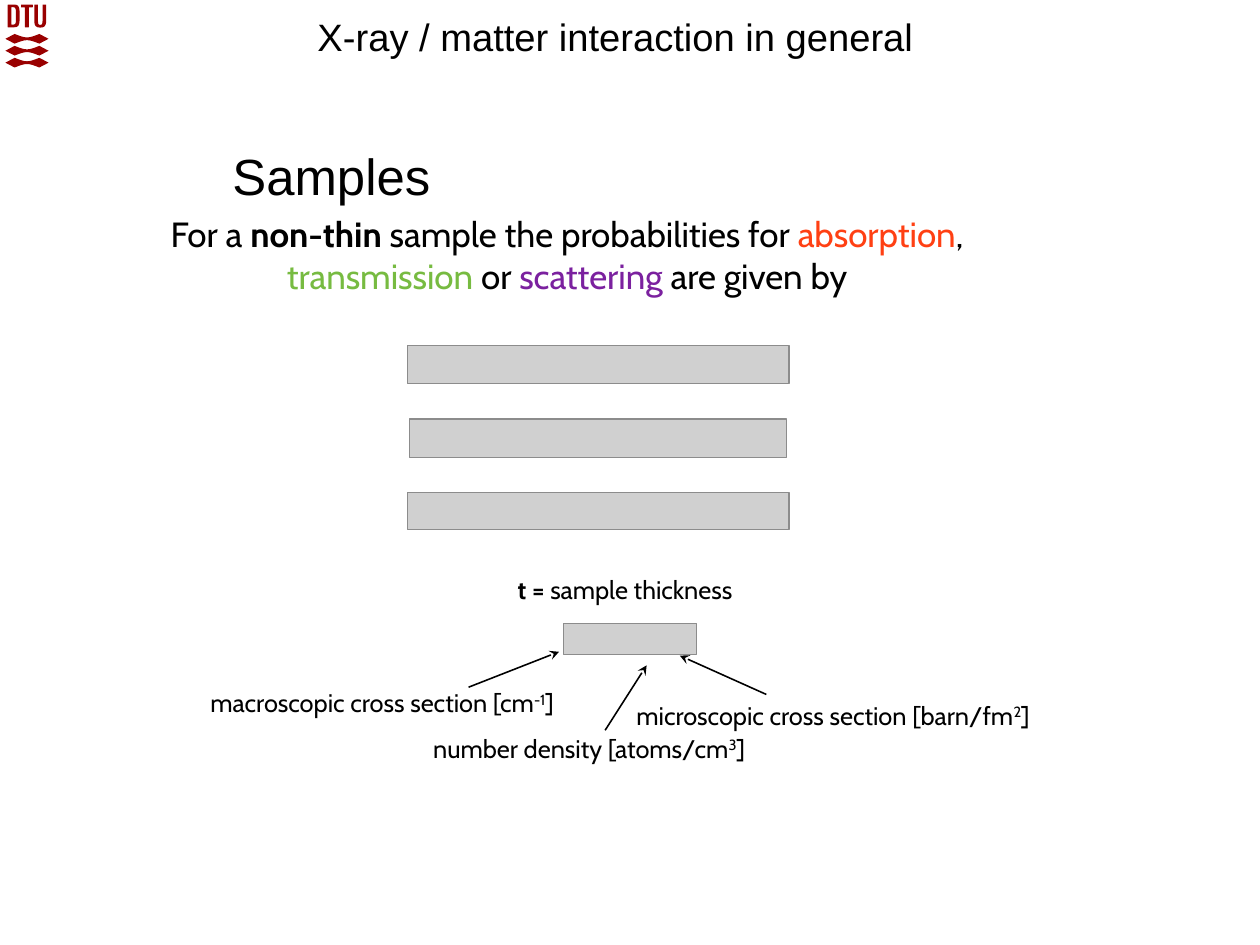
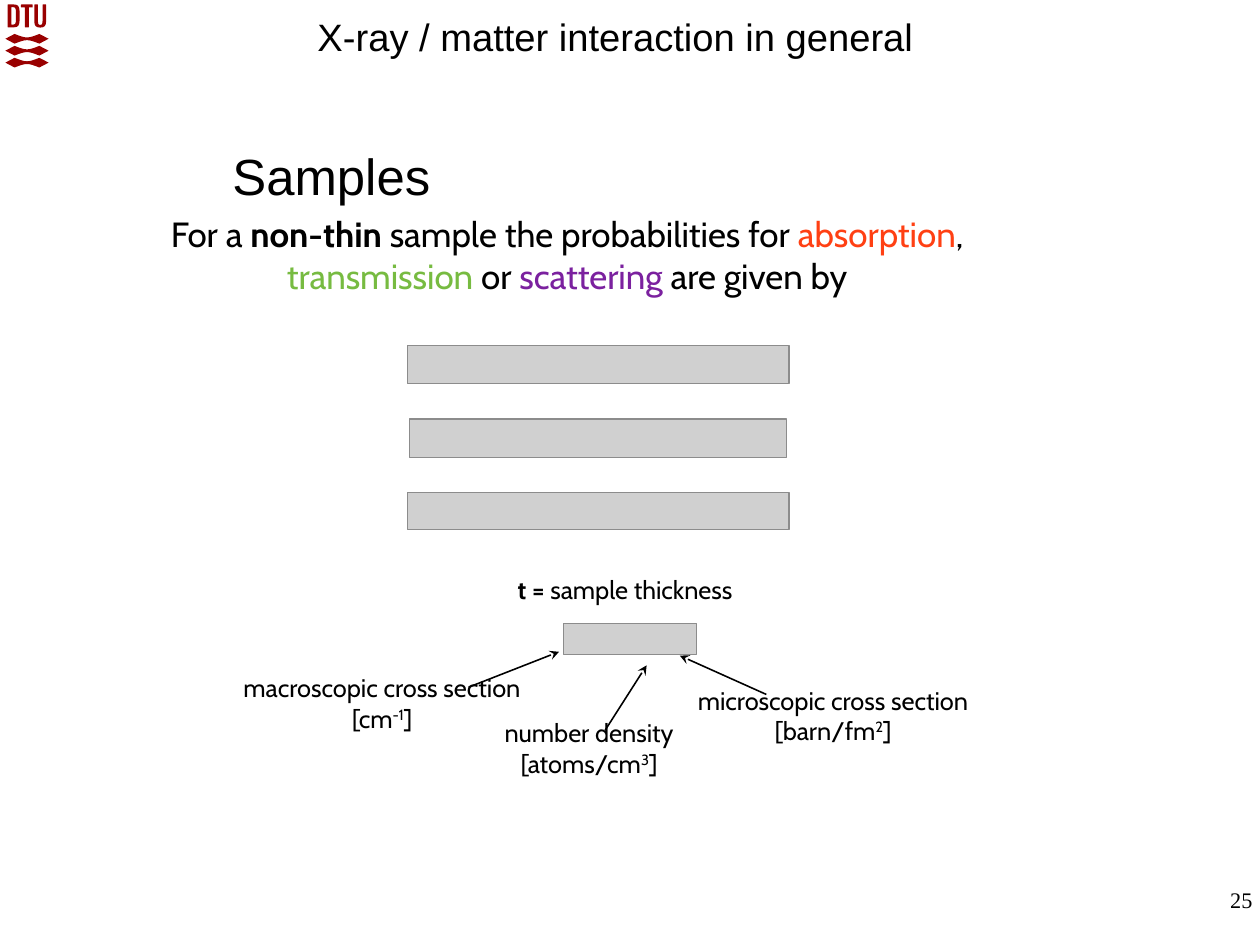
Before and after one commit to McStasMcXtrace/Schools, a slide deck: slide 25 of SOLEIL_March_2022/Day2_Thursday_March_10th/3_Components/McXtrace_component_and_instrument_concepts.pptx. Drawn at 1260x945 pixels with LibreOffice and Linux fonts; fonts in the diff are those of the drawing; grey boxes stand for pictures; background and template pictures are left out. Boxes give left, top, right and bottom in pixels: in the first picture for what was removed or moved away, otherwise in the second. Text is boxed around its words. In the diff, an @@ line names an element or a change of style, - is before the commit and + after.

```diff
--- a/SOLEIL_March_2022/Day2_Thursday_March_10th/3_Components/McXtrace_component_and_instrument_concepts.pptx
+++ b/SOLEIL_March_2022/Day2_Thursday_March_10th/3_Components/McXtrace_component_and_instrument_concepts.pptx
@@ text "macroscopic cross section [cm-1]" rewrapped from bbox=[210, 693, 545, 718] to bbox=[243, 676, 520, 732] @@
@@ text "microscopic cross section [barn/fm2]": place and size @@
-text "microscopic cross section [barn/fm2]" at bbox=[636, 706, 1013, 731]
+text "microscopic cross section [barn/fm2]" at bbox=[698, 689, 968, 744]
@@ text "microscopic cross section [barn/fm2]" at bbox=[698, 689, 968, 744]: now superscript in "[barn/fm2]" @@
@@ text "number density [atoms/cm3]" rewrapped from bbox=[433, 739, 729, 764] to bbox=[505, 721, 673, 777] @@
@@ page number added at bbox=[1230, 893, 1252, 909], 14 pt, text #000000 @@
+25
```
Also in this commit, not shown: 30 other slides changed, 2 other files.
